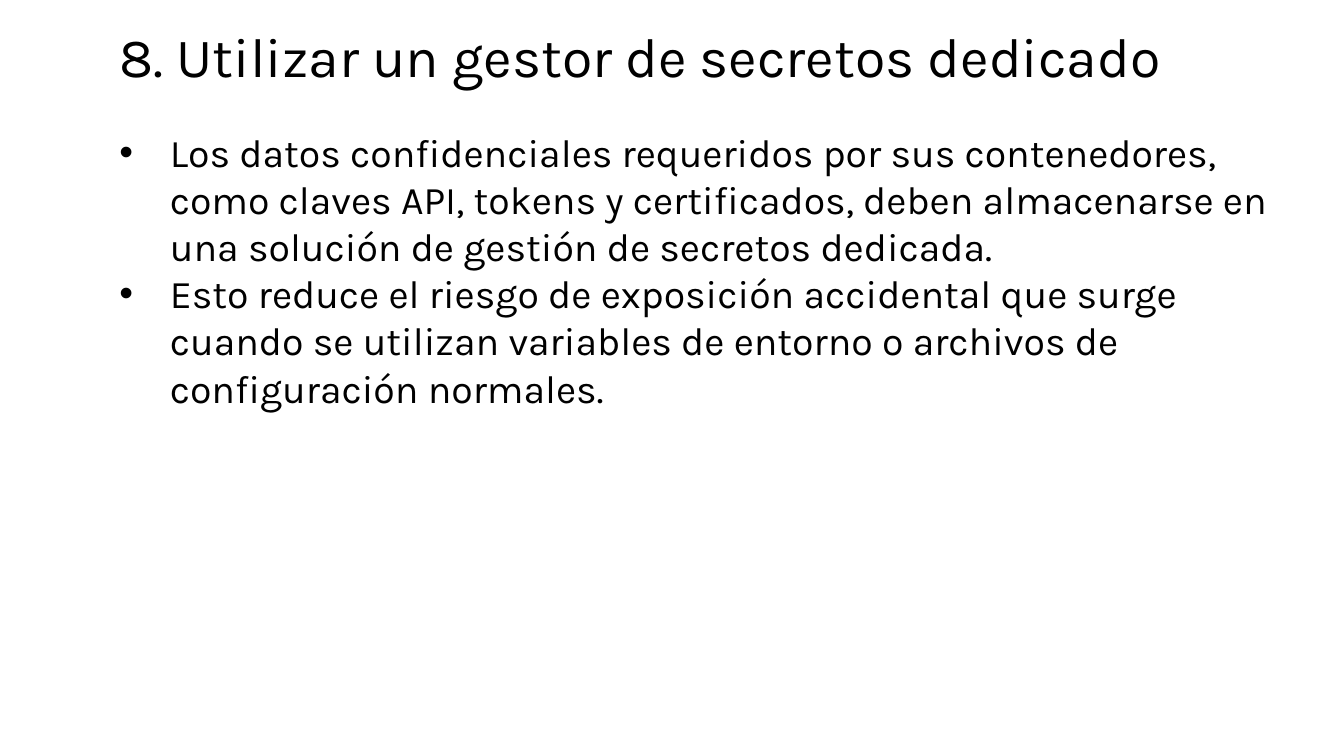
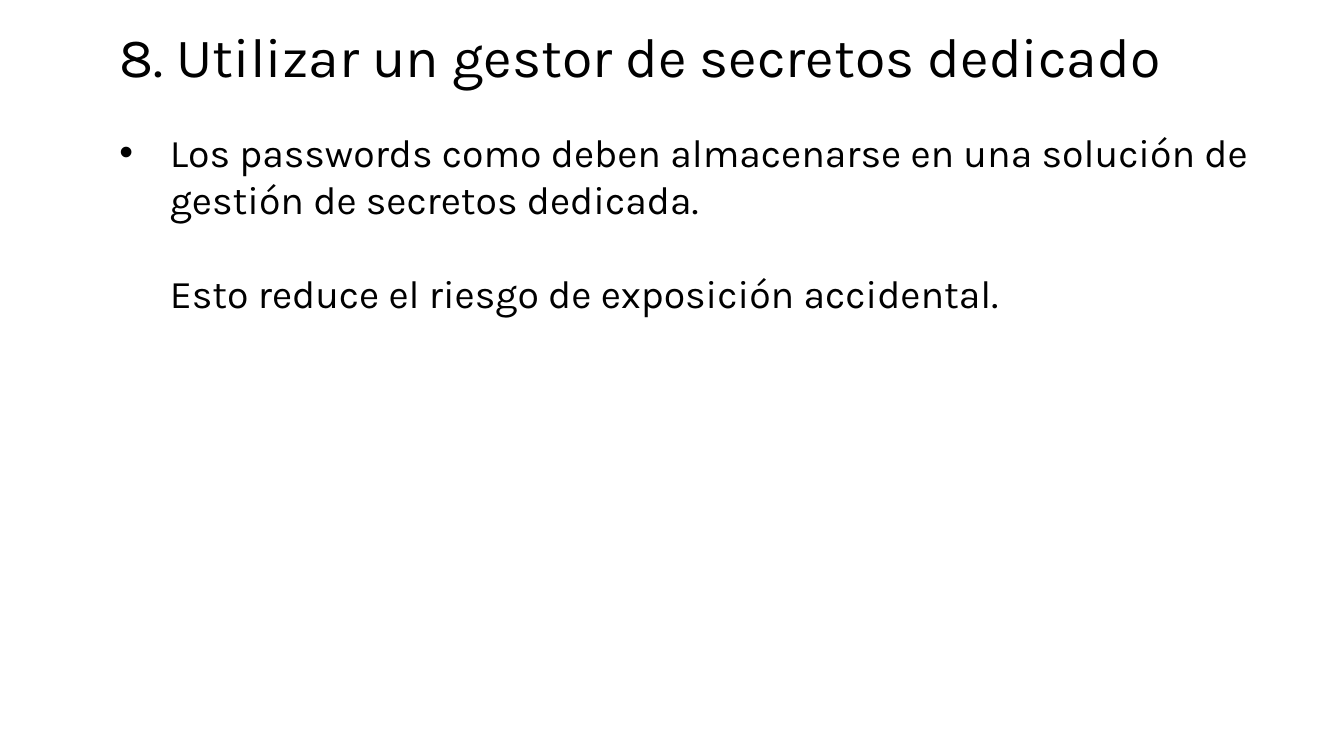
Before and after one commit to jpaniorte/docker25, a slide deck: slide 9 of ppt/6_container_security.pptx (slide 8 before the commit). Drawn at 1344x756 pixels with LibreOffice and Linux fonts; fonts in the diff are those of the drawing. Boxes give left, top, right and bottom in pixels: in the first picture for what was removed or moved away, otherwise in the second. Text is boxed around its words. In the diff, an @@ line names an element or a change of style, - is before the commit and + after.

```diff
--- a/ppt/6_container_security.pptx
+++ b/ppt/6_container_security.pptx
@@ text at [170, 137, 1247, 318]: text changed @@
-• Los datos confidenciales requeridos por sus contenedores, como claves API, tokens y certificados, deben almacenarse en una solución de gestión de secretos dedicada.
-• Esto reduce el riesgo de exposición accidental que surge cuando se utilizan variables de entorno o archivos de configuración normales.
+• Los passwords como deben almacenarse en una solución de gestión de secretos dedicada.
+  Esto reduce el riesgo de exposición accidental.
```
Also in this commit, not shown: 6 other slides changed, 1 slide added, 3 other files.
